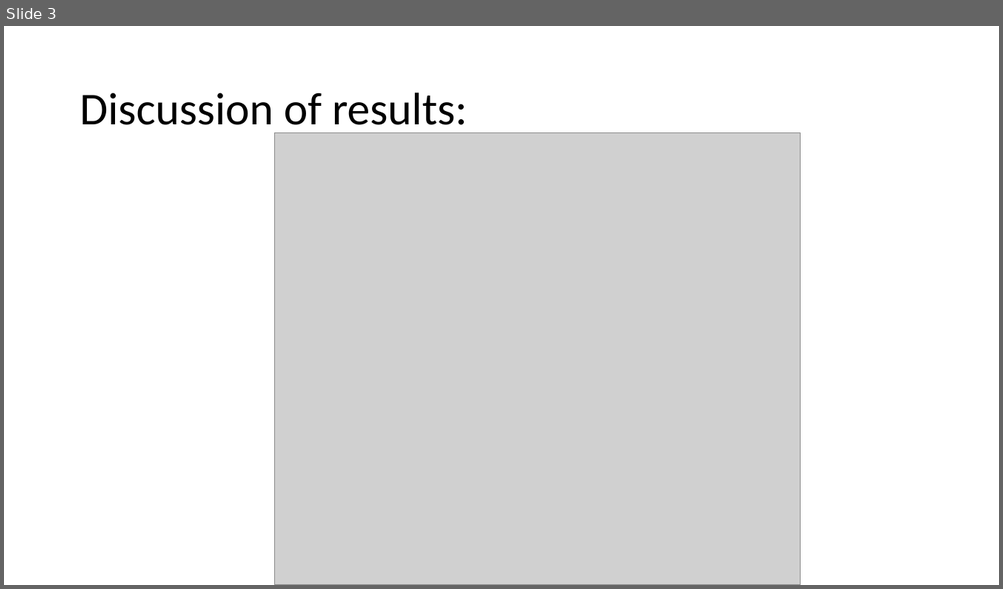
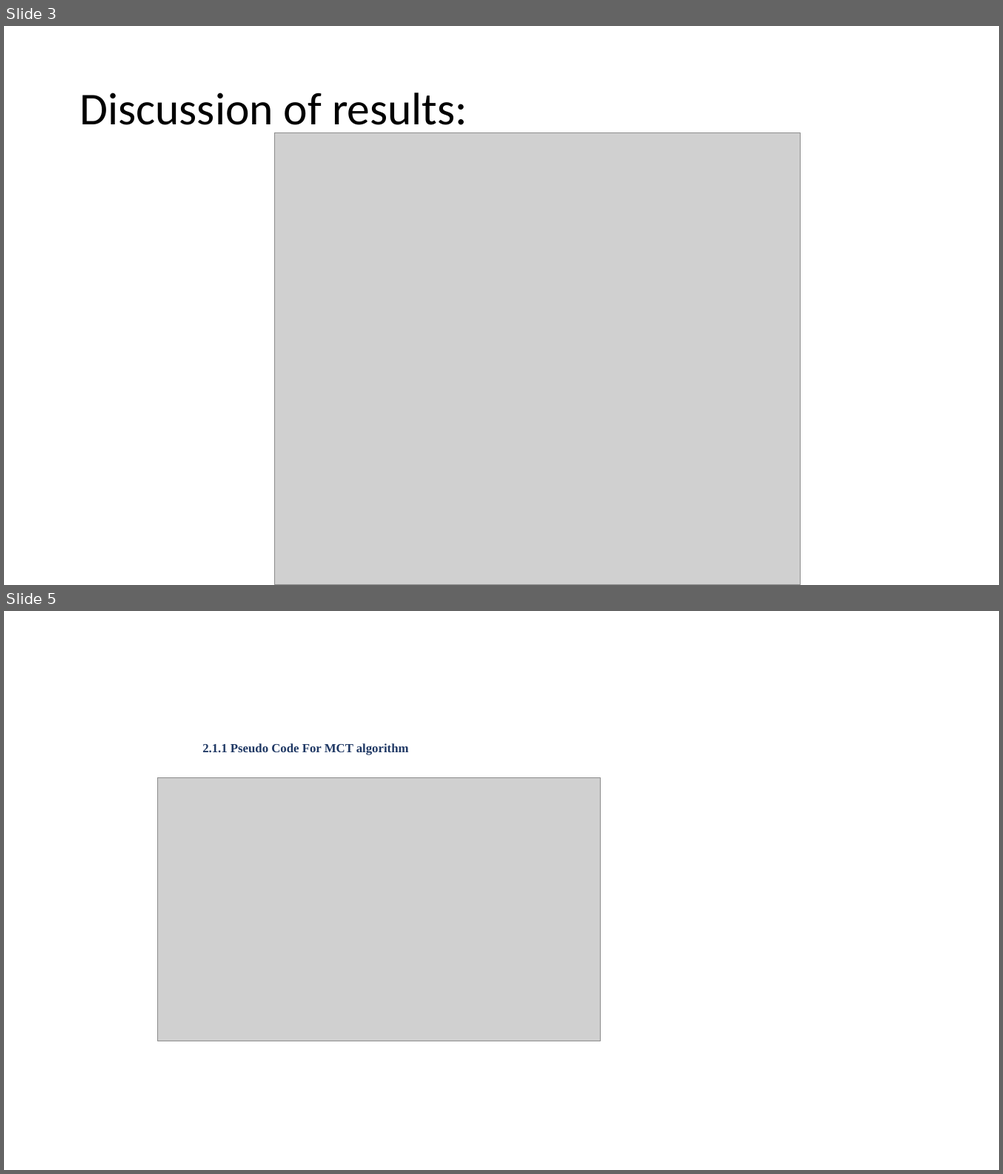
Before and after one commit to GhadeerQalas/AI-Project, a slide deck: p1.pptx. Shown one above the other, each under a label of ours: slide 3 before the commit, slides 3 and 5 after it; the slides between them are not shown. The pictures are 1003x589 and 1003x1174 pixels, drawn with LibreOffice and Linux fonts; fonts in the diff are those of the drawing; grey boxes stand for pictures. Boxes give left, top, right and bottom in pixels: in the first picture for what was removed or moved away, otherwise in the second. Text is boxed around its words. In the diff, an @@ line names an element or a change of style, - is before the commit and + after.

```diff
--- a/p1.pptx
+++ b/p1.pptx
@@ slide 5 added at <box>4,611,999,1170</box>, background #FFFFFF @@
@@ text added at <box>202,743,409,755</box>, 12 pt, text #1F3864, bold @@
+2.1.1 Pseudo Code For MCT algorithm
@@ picture added at <box>158,778,600,1042</box> @@
```
Also in this commit, not shown: 3 other slides added.
